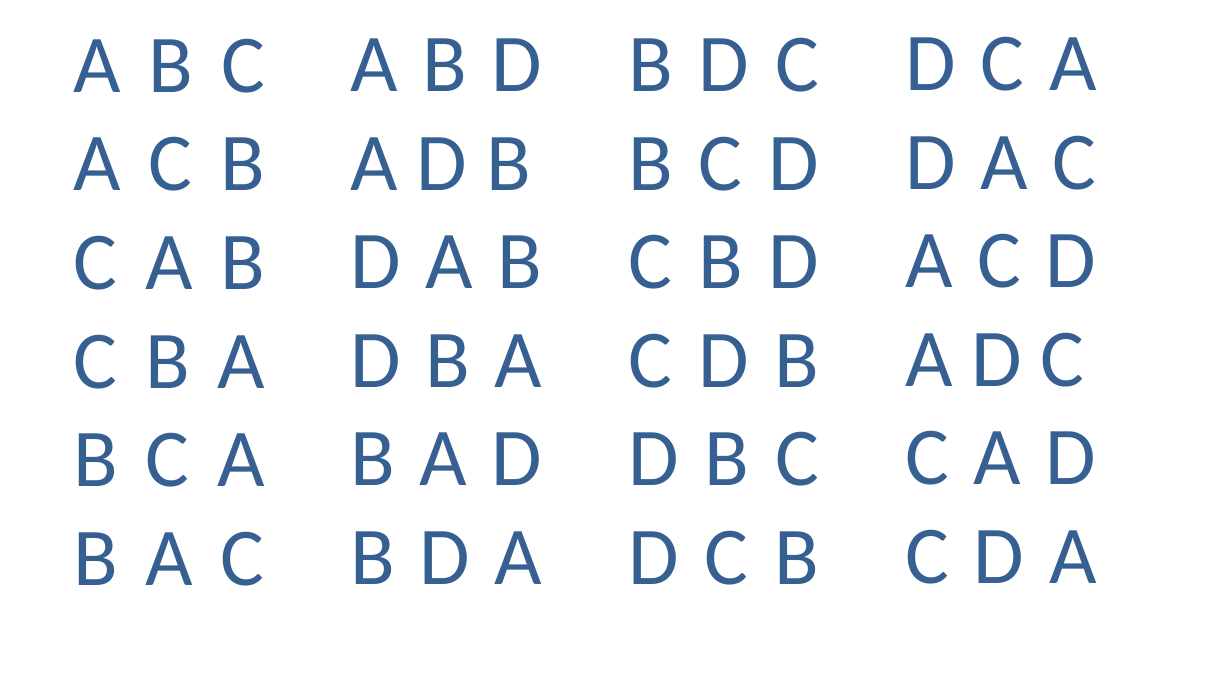
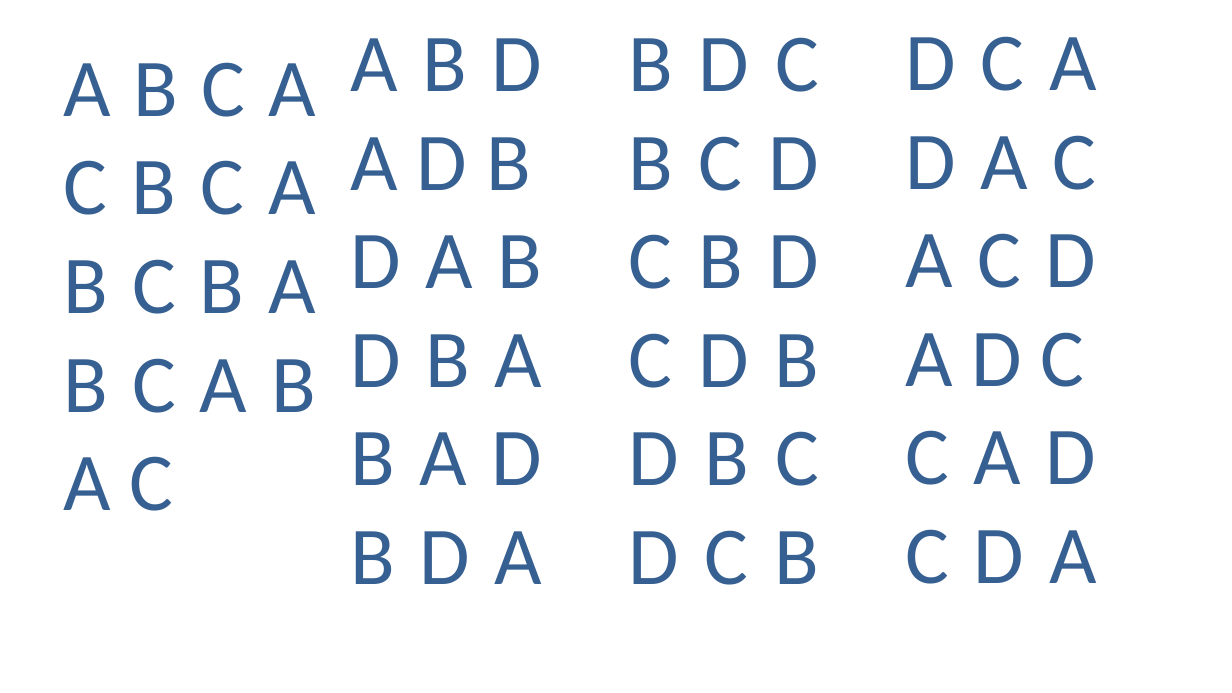
Before and after one commit to TheMysteriousHacker/TheMysteriousHacker.github.io, a slide deck: slide 10 of dismaths/factorials_and_permutation/factorials and permutations.pptx. Drawn at 1232x693 pixels with LibreOffice and Linux fonts; fonts in the diff are those of the drawing. Boxes give left, top, right and bottom in pixels: in the first picture for what was removed or moved away, otherwise in the second. Text is boxed around its words. In the diff, an @@ line names an element or a change of style, - is before the commit and + after.

```diff
--- a/dismaths/factorials_and_permutation/factorials and permutations.pptx
+++ b/dismaths/factorials_and_permutation/factorials and permutations.pptx
@@ text "A B C A C ..." rewrapped from bbox=[74, 38, 265, 586] to bbox=[63, 62, 316, 511] @@
```
Also in this commit, not shown: 9 other files.
